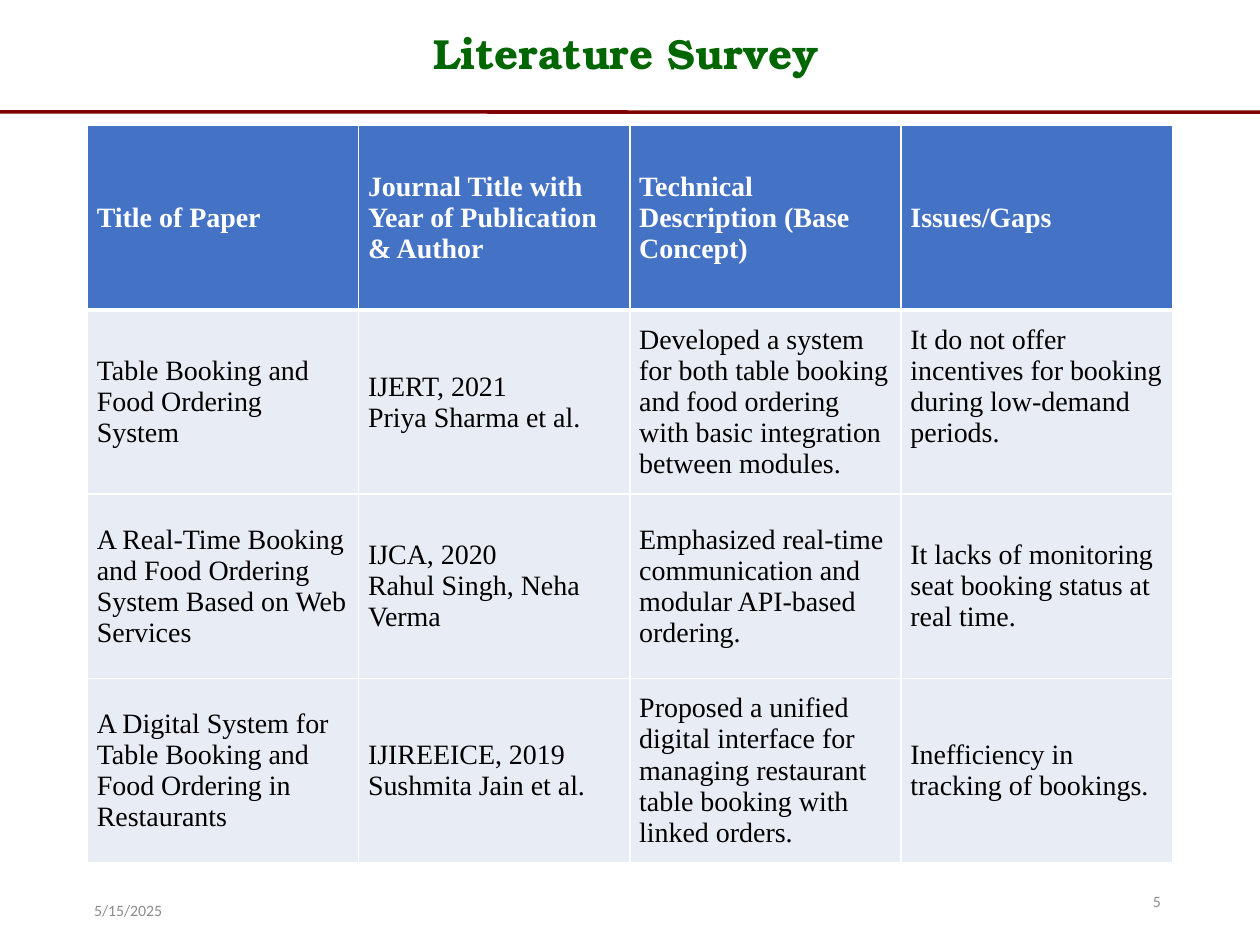
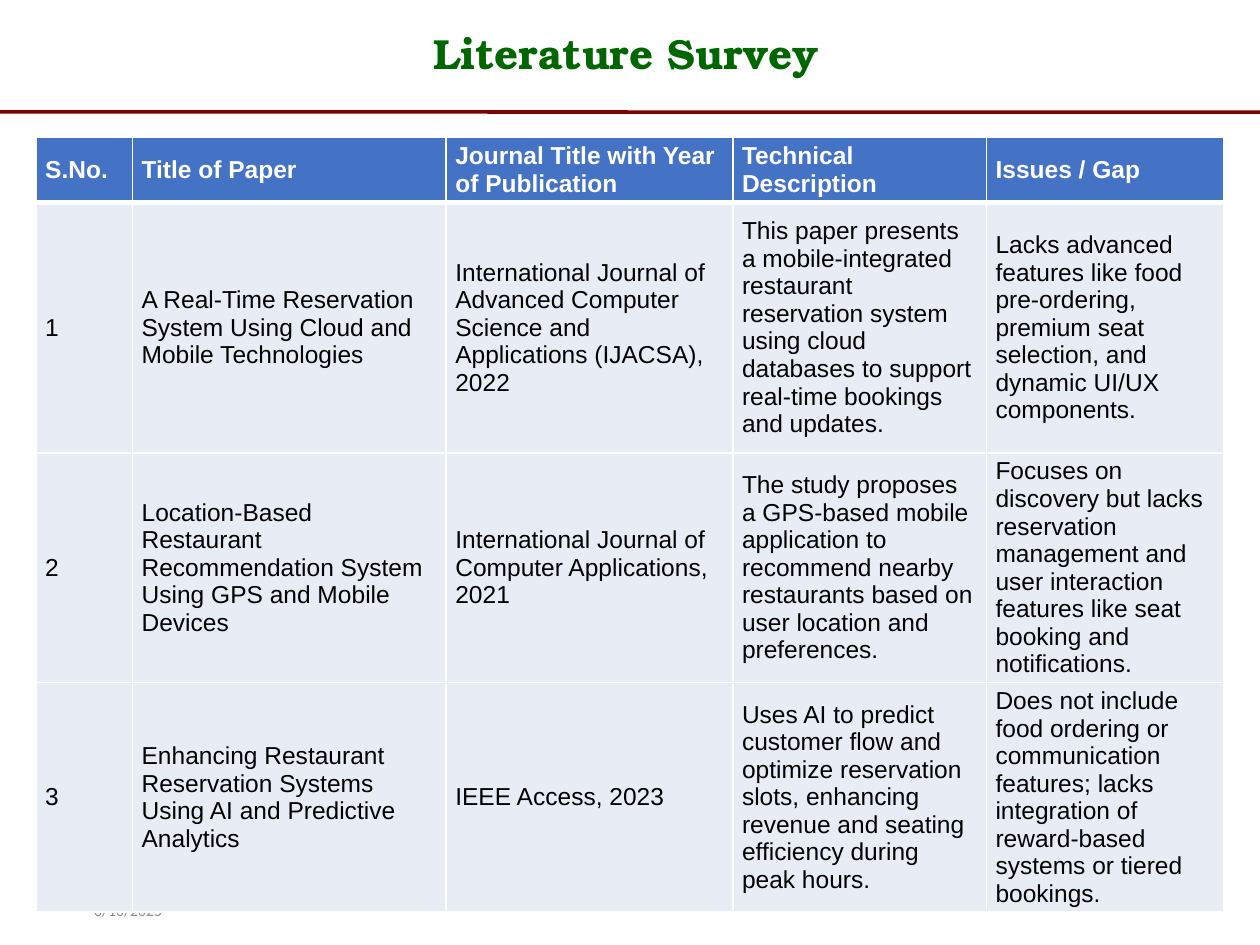
Before and after one commit to Selva563-1gitu/seat-booking-system, a slide deck: slide 5 of se-lab-ppt.pptx. Drawn at 1260x945 pixels with LibreOffice and Linux fonts; fonts in the diff are those of the drawing. Boxes give left, top, right and bottom in pixels: in the first picture for what was removed or moved away, otherwise in the second. Text is boxed around its words. In the diff, an @@ line names an element or a change of style, - is before the commit and + after.

```diff
--- a/se-lab-ppt.pptx
+++ b/se-lab-ppt.pptx
@@ table added at (37,137,1226,911), 4 rows, 5 columns @@
+S.No. | Title of Paper | Journal Title with Year of Publication | Technical Description | Issues / Gap
+1 | A Real-Time Reservation System Using Cloud and Mobile Technologies | International Journal of Advanced Computer Science and Applications (IJACSA), 2022 | This paper presents a mobile-integrated restaurant reservation system using cloud databases to support real-time bookings and updates. | Lacks advanced features like food pre-ordering, premium seat selection, and dynamic UI/UX components.
+2 | Location-Based Restaurant Recommendation System Using GPS and Mobile Devices | International Journal of Computer Applications, 2021 | The study proposes a GPS-based mobile application to recommend nearby restaurants based on user location and preferences. | Focuses on discovery but lacks reservation management and user interaction features like seat booking and notifications.
+3 | Enhancing Restaurant Reservation Systems Using AI and Predictive Analytics | IEEE Access, 2023 | Uses AI to predict customer flow and optimize reservation slots, enhancing revenue and seating efficiency during peak hours. | Does not include food ordering or communication features; lacks integration of reward-based systems or tiered bookings.
@@ table removed at (87,126,1171,863), 4 rows, 4 columns @@
-Title of Paper | Journal Title with Year of Publication & Author | Technical Description (Base Concept) | Issues/Gaps
-Table Booking and Food Ordering System | IJERT, 2021 Priya Sharma et al. | Developed a system for both table booking and food ordering with basic integration between modules. | It do not offer incentives for booking during low-demand periods.
-A Real-Time Booking and Food Ordering System Based on Web Services | IJCA, 2020 Rahul Singh, Neha Verma | Emphasized real-time communication and modular API-based ordering. | It lacks of monitoring seat booking status at real time.
-A Digital System for Table Booking and Food Ordering in Restaurants | IJIREEICE, 2019 Sushmita Jain et al. | Proposed a unified digital interface for managing restaurant table booking with linked orders. | Inefficiency in tracking of bookings.
@@ page number removed at (1153,897,1161,907) @@
-5
@@ text at (94,913,162,917): text changed @@
-5/15/2025
+6/10/2025
```
Also in this commit, not shown: 17 other slides changed, 3 other files.
